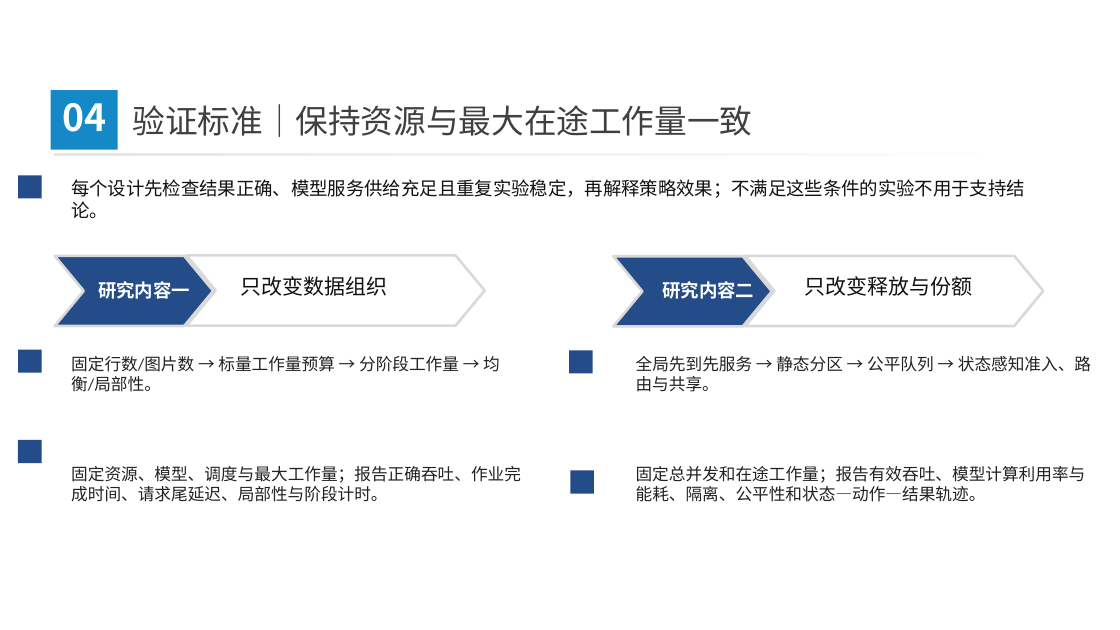
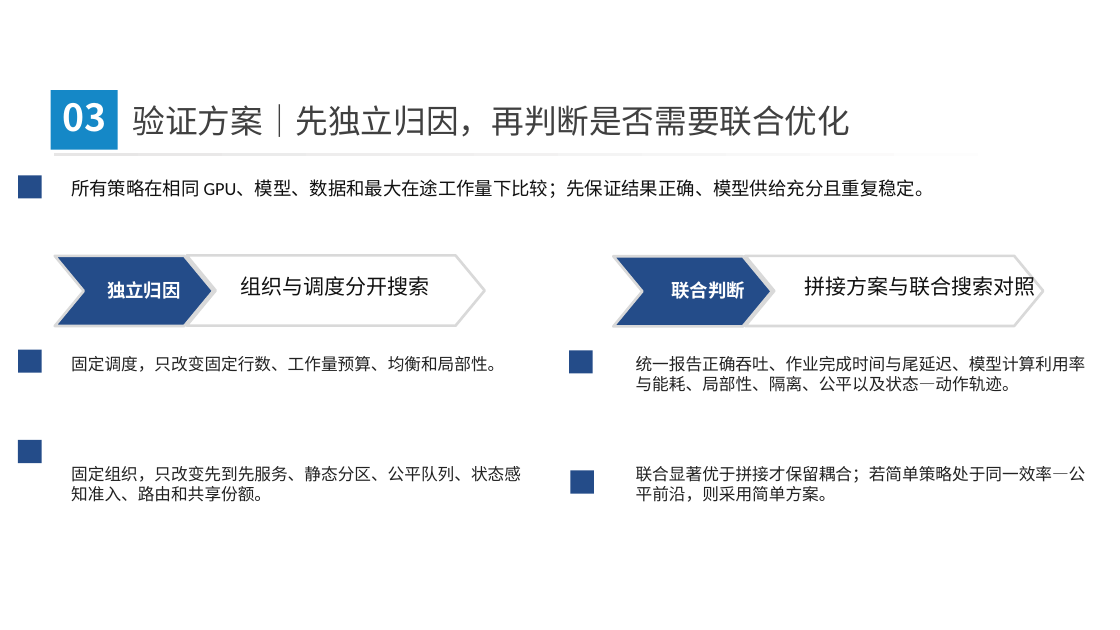
Before and after one commit to 3444374/ai-operator-execution-optimization, a slide deck: slide 22 of opening/slides/opening_defense_20260812_v9.pptx (slide 28 before the commit). Drawn at 1120x630 pixels with LibreOffice and Linux fonts; fonts in the diff are those of the drawing; background and template pictures are left out. Boxes give left, top, right and bottom in pixels: in the first picture for what was removed or moved away, otherwise in the second. Text is boxed around its words. In the diff, an @@ line names an element or a change of style, - is before the commit and + after.

```diff
--- a/opening/slides/opening_defense_20260812_v9.pptx
+++ b/opening/slides/opening_defense_20260812_v9.pptx
@@ title at (62,103,106,132): text changed @@
-04
+03
@@ text at (133,104,851,137): text changed @@
-验证标准｜保持资源与最大在途工作量一致
+验证方案｜先独立归因，再判断是否需要联合优化
@@ text at (71,179,934,198): text changed @@
-每个设计先检查结果正确、模型服务供给充足且重复实验稳定，再解释策略效果；不满足这些条件的实验不用于支持结论。
+所有策略在相同 GPU、模型、数据和最大在途工作量下比较；先保证结果正确、模型供给充分且重复稳定。
@@ text at (107,281,180,299): text changed @@
-研究内容一
+独立归因
@@ text at (240,276,429,296): text changed @@
-只改变数据组织
+组织与调度分开搜索
@@ text at (672,281,745,299): text changed @@
-研究内容二
+联合判断
@@ text at (805,276,1036,296): text changed @@
-只改变释放与份额
+拼接方案与联合搜索对照
@@ text at (71,356,504,372): text changed @@
-固定行数/图片数 → 标量工作量预算 → 分阶段工作量 → 均衡/局部性。
+固定调度，只改变固定行数、工作量预算、均衡和局部性。
@@ text at (636,356,1086,392): text changed @@
-全局先到先服务 → 静态分区 → 公平队列 → 状态感知准入、路由与共享。
+统一报告正确吞吐、作业完成时间与尾延迟、模型计算利用率与能耗、局部性、隔离、公平以及状态—动作轨迹。
@@ text at (71,466,521,502): text changed @@
-固定资源、模型、调度与最大工作量；报告正确吞吐、作业完成时间、请求尾延迟、局部性与阶段计时。
+固定组织，只改变先到先服务、静态分区、公平队列、状态感知准入、路由和共享份额。
@@ text at (636,466,1086,502): text changed @@
-固定总并发和在途工作量；报告有效吞吐、模型计算利用率与能耗、隔离、公平性和状态—动作—结果轨迹。
+联合显著优于拼接才保留耦合；若简单策略处于同一效率—公平前沿，则采用简单方案。
```
Also in this commit, not shown: 21 other slides changed, 1 slide added, 6 slides removed, 7 other files.
